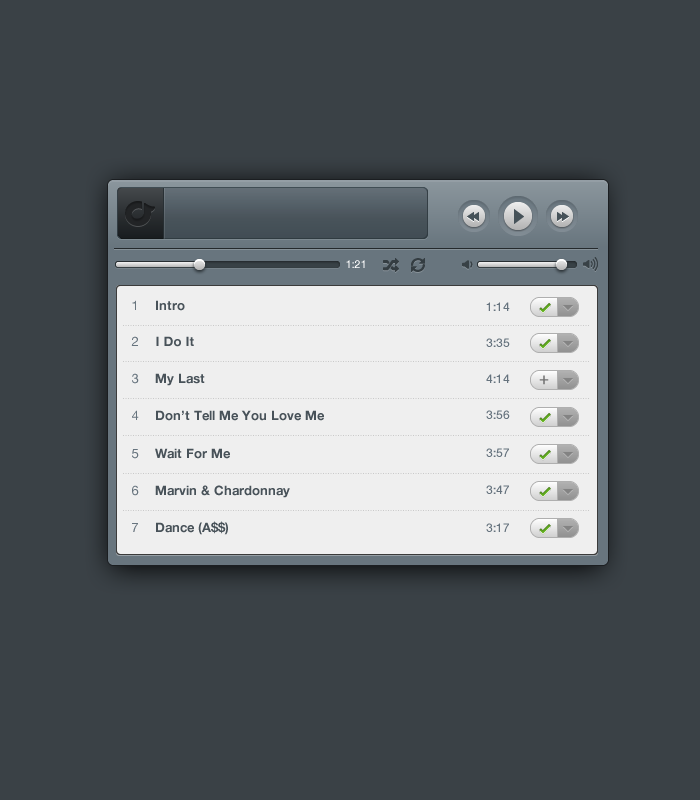
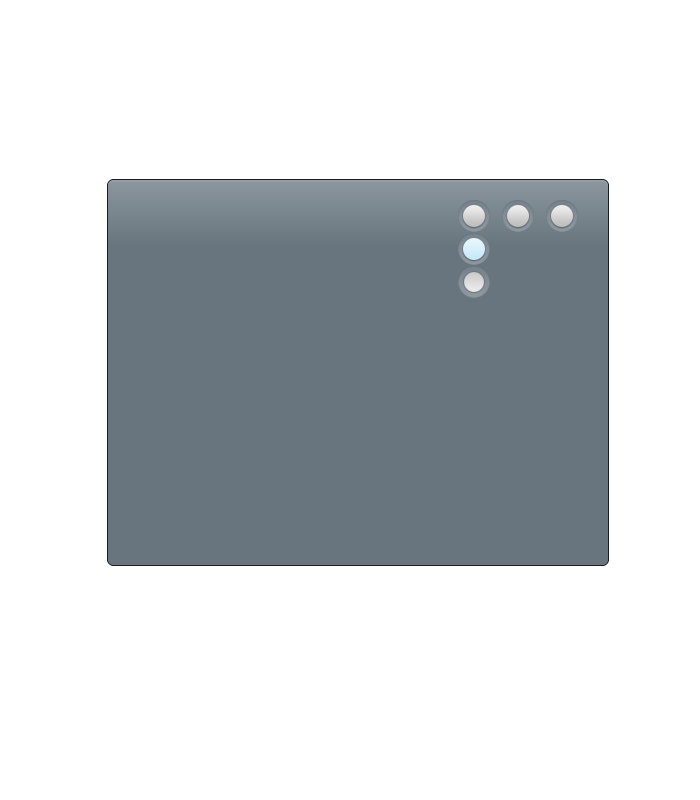
Before/after of a (700, 800) layered artwork. What changed in the layer stack:
hid "Rectangle" (1st of 18, in "Layer 1") over [530,518,579,538]
hid "Rectangle" (2nd of 18, in "Layer 1") over [530,481,579,501]
hid "Rectangle" (3rd of 18, in "Layer 1") over [530,444,579,464]
hid "Rectangle" (4th of 18, in "Layer 1") over [530,407,579,427]
hid "Rectangle" (5th of 18, in "Layer 1") over [530,370,579,390]
hid "Rectangle" (6th of 18, in "Layer 1") over [530,333,579,353]
hid "Rectangle" (7th of 18, in "Layer 1") over [530,297,579,317]
hid "Dance (A$$)" over [156,521,228,535]
hid "Marvin & Chardonnay" over [155,485,290,498]
hid "Don’t Tell Me You Lo" over [156,410,324,421]
hid "Rectangle" (8th of 18, in "Layer 1") over [116,285,598,556]
added group "Controls" with 9 layers in group "Layer 1" over [458,200,578,298]
removed layer "Ellipse" (2nd of 8, in "Layer 1") from group "Layer 1" over [498,196,538,236]
removed layer "Ellipse" (4th of 8, in "Layer 1") from group "Layer 1" over [546,200,578,232]
removed layer "Ellipse" (6th of 8, in "Layer 1") from group "Layer 1" over [458,200,490,232]
added layer "BTN_BGRD copy 4" in group "Controls" over [458,266,490,298]
added layer "BTN_BGRD copy 3" in group "Controls" over [458,233,490,265]
added layer "BTN_BGRD copy" in group "Controls" over [546,200,578,232]
added layer "BTN_BGRD copy 2" in group "Controls" over [502,200,534,232]
added layer "BTN_BGRD" in group "Controls" over [458,200,490,232]
hid "Rectangle" (12th of 18, in "Layer 1") over [115,261,340,269]
hid group "Group 1" (8 layers) over [117,187,428,240]
removed layer "Background" over [0,0,700,800]
hid "Rectangle" (18th of 18), moved it out of group "Layer 1", painted on it over [0,0,700,800]
…and 70 more changes (3 removed, 3 stack, 64 visibility)
